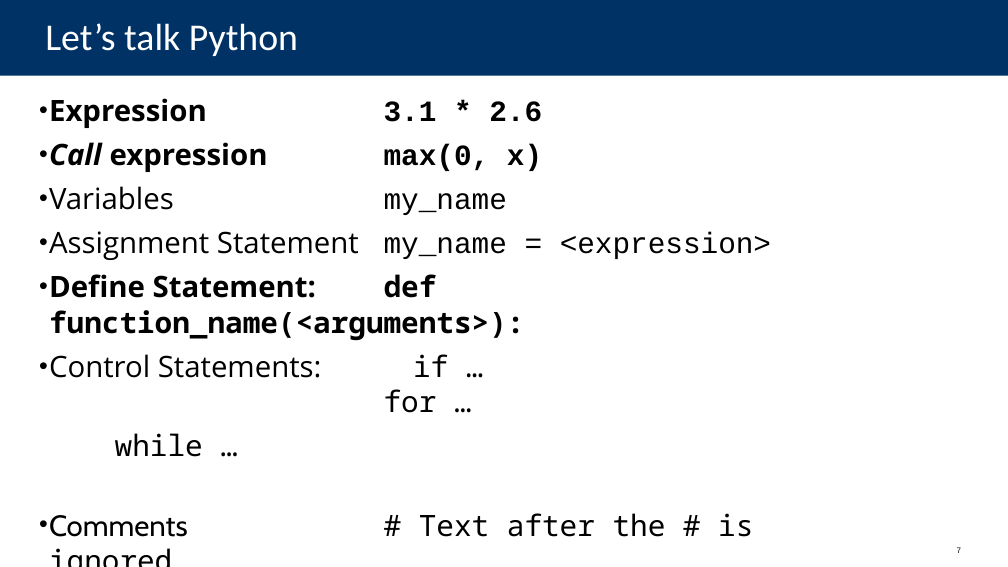
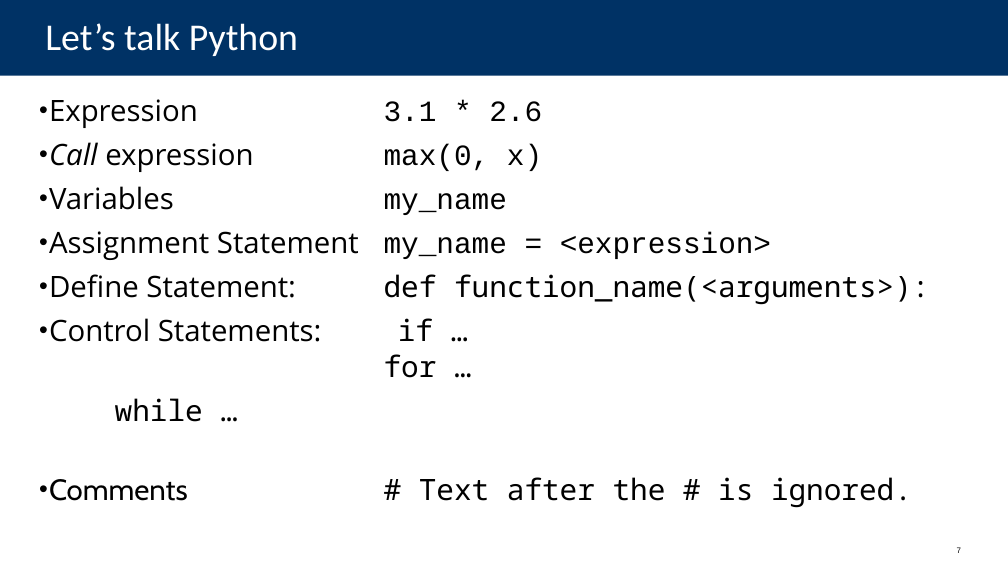
Before and after one commit to cs88-website/sp24, a slide deck: slide 7 of assets/slides/sp24/03-Loops.pptx. Drawn at 1008x567 pixels with LibreOffice and Linux fonts; fonts in the diff are those of the drawing. Boxes give left, top, right and bottom in pixels: in the first picture for what was removed or moved away, otherwise in the second. Text is boxed around its words. In the diff, an @@ line names an element or a change of style, - is before the commit and + after.

```diff
--- a/assets/slides/sp24/03-Loops.pptx
+++ b/assets/slides/sp24/03-Loops.pptx
@@ text at bbox=[49, 99, 929, 305]: bold off in "Expression 3.1 * 2.6", "Call expression max(0, x)", "Define Statement: def function_name(<arguments>):" @@
```
Also in this commit, not shown: 5 other slides changed, 2 slides added, 1 slide removed, 21 other files.
